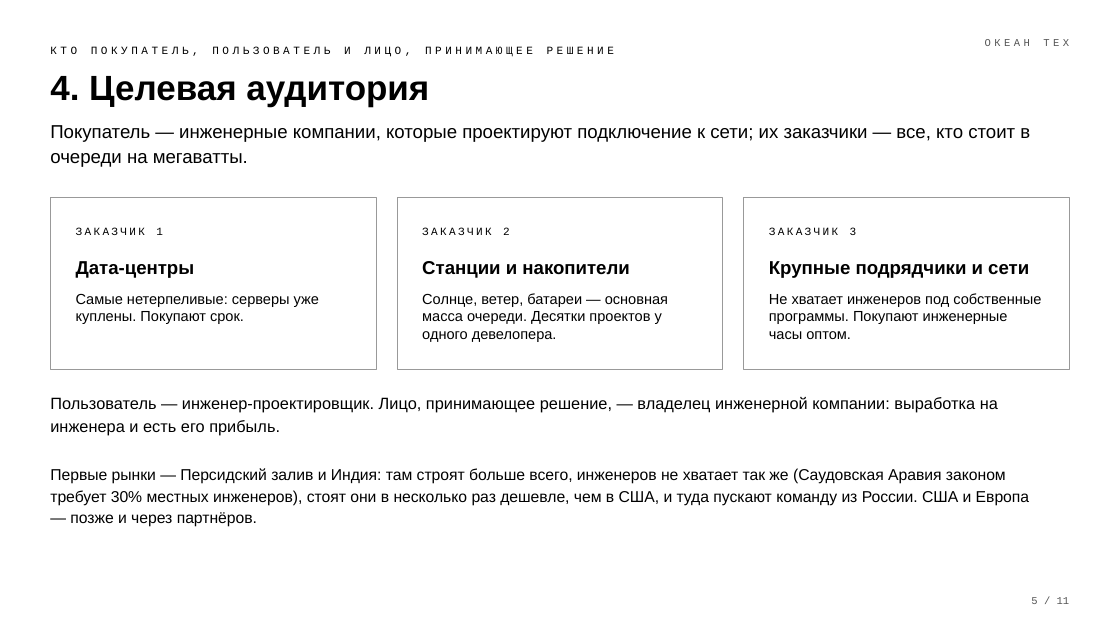
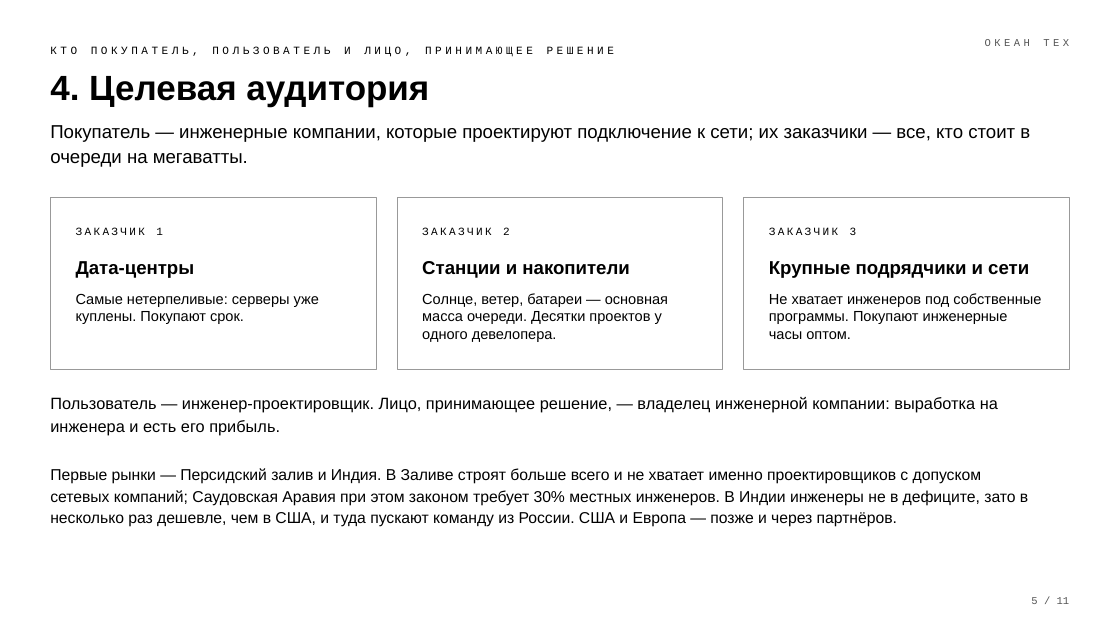
Before and after one commit to komoroshin/research, a slide deck: slide 5 of ai-case-library/research/ventures/grid-9block-deck-bw.pptx. Drawn at 1120x630 pixels with LibreOffice and Linux fonts; fonts in the diff are those of the drawing. Boxes give left, top, right and bottom in pixels: in the first picture for what was removed or moved away, otherwise in the second. Text is boxed around its words. In the diff, an @@ line names an element or a change of style, - is before the commit and + after.

```diff
--- a/ai-case-library/research/ventures/grid-9block-deck-bw.pptx
+++ b/ai-case-library/research/ventures/grid-9block-deck-bw.pptx
@@ text at bbox=[50, 468, 1028, 527]: text changed @@
-Первые рынки — Персидский залив и Индия: там строят больше всего, инженеров не хватает так же (Саудовская Аравия законом требует 30% местных инженеров), стоят они в несколько раз дешевле, чем в США, и туда пускают команду из России. США и Европа — позже и через партнёров.
+Первые рынки — Персидский залив и Индия. В Заливе строят больше всего и не хватает именно проектировщиков с допуском сетевых компаний; Саудовская Аравия при этом законом требует 30% местных инженеров. В Индии инженеры не в дефиците, зато в несколько раз дешевле, чем в США, и туда пускают команду из России. США и Европа — позже и через партнёров.
```
Also in this commit, not shown: 13 other files.
